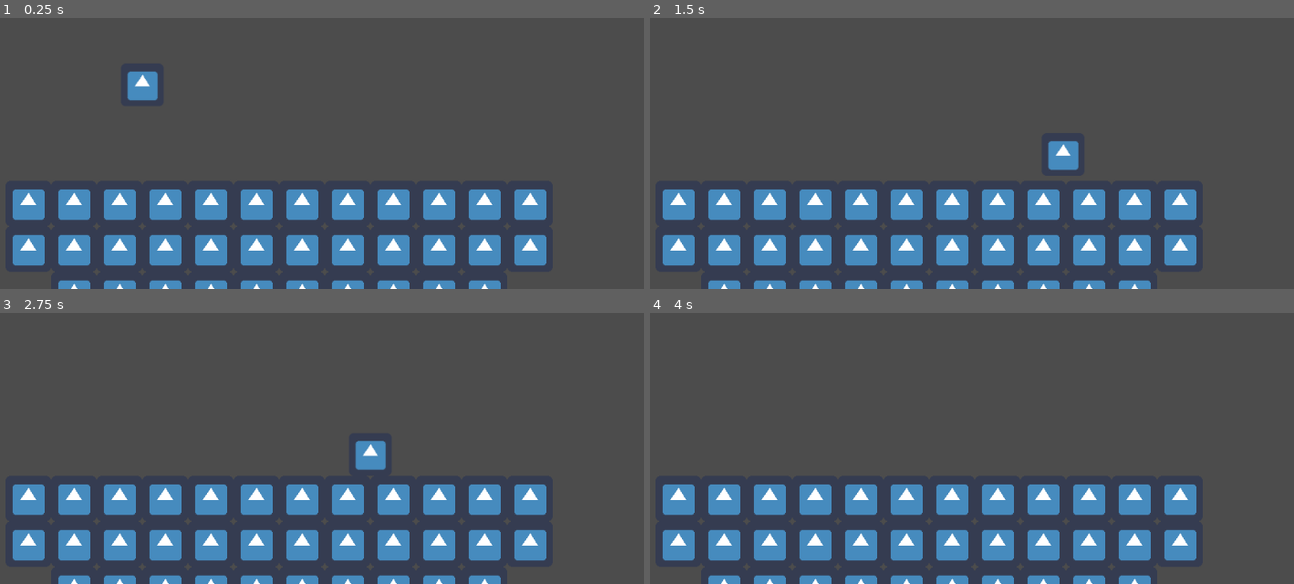
Above: before the commit, frames 1-4 (two rows, left to right).
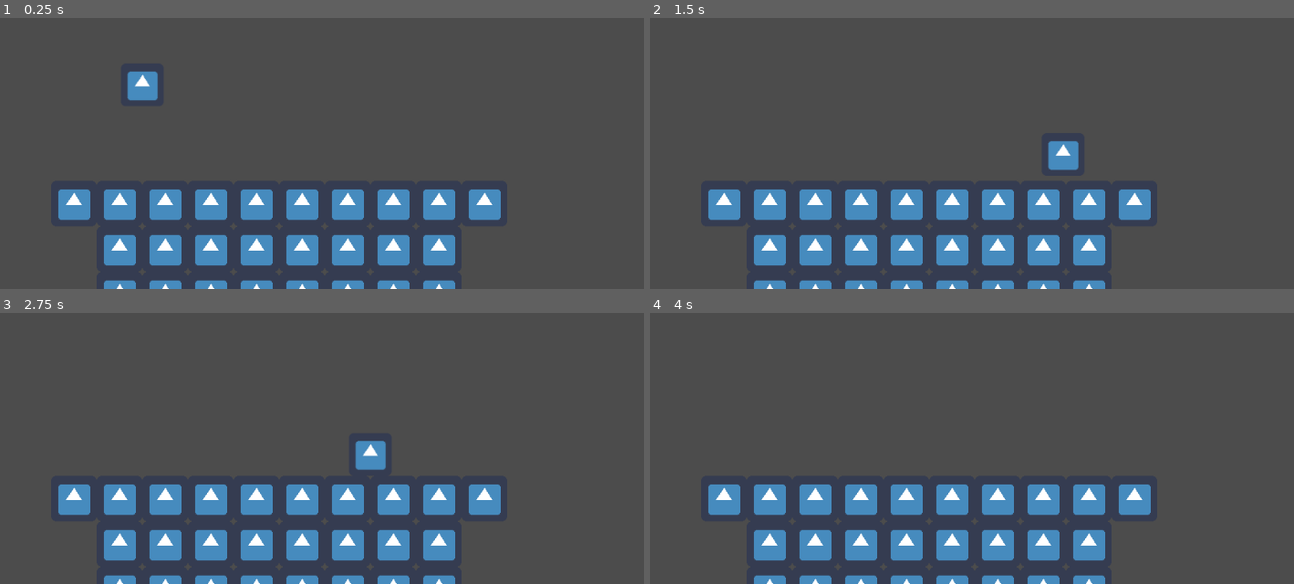
Above: after the commit, the same moments.

Repository: aidan-oien/Dark-Age-Duel
Game: Godot game, scene res://src/Levels/TestLevel.tscn
The game is run twice, just before and just after one commit, with the same random seed, the same clock (stepped at 60 frames per second) and the same inputs. The project has no main scene, so this scene is started directly. The engine's default icon, where the game draws it, is replaced by a stand-in: a white triangle on a blue panel in a dark square.
Inputs:
- Up to frame 1 (0.25 s): no input
- Up to frame 2 (1.5 s): hold D (p1_right) from 0.53 s (still down); tap W (p1_up) at 0.77 s
- Up to frame 3 (2.75 s): tap W (p1_up) at 1.52 s; release D (p1_right) at 2.03 s; hold A (p1_left) from 2.03 s (still down)
- Up to frame 4 (4 s): release A (p1_left) at 2.78 s; hold D (p1_right) from 2.78 s (still down); tap W (p1_up) at 3.02, 3.77 s

The runs differ from the first frame. In frame 1, 3.8% of the frame differs, in the area x 1-85%, y 63-100%; in frame 2, 3.8%; in frame 3, 3.8%; in frame 4, 3.8%.

Commit message:
slight changes to level and hitbox script

Diff:
--- a/darkAgeDuel/project.godot
+++ b/darkAgeDuel/project.godot
@@ -22,6 +22,10 @@
 
 config/name="Dark Age Duel"
 config/icon="res://icon.png"
+
+[global]
+
+layer=false
 
 [gui]
 
@@ -59,6 +63,8 @@
 2d_physics/layer_1="P1"
 2d_physics/layer_2="P2"
 2d_physics/layer_3="World"
+2d_physics/layer_4="Hitbox"
+2d_physics/layer_5="Blastzone"
 
 [physics]
 
--- a/darkAgeDuel/src/Actors/KinematicBody2D.tscn
+++ b/darkAgeDuel/src/Actors/KinematicBody2D.tscn
@@ -7,6 +7,7 @@
 extents = Vector2( 30, 30 )
 
 [node name="Player" type="KinematicBody2D"]
+collision_mask = 4
 script = ExtResource( 1 )
 
 [node name="Icon" type="Sprite" parent="."]
--- a/darkAgeDuel/src/Levels/TestLevel.tscn
+++ b/darkAgeDuel/src/Levels/TestLevel.tscn
@@ -34,10 +34,10 @@
 [node name="TileMap" type="TileMap" parent="."]
 tile_set = SubResource( 2 )
 show_collision = true
-collision_mask = 3
+collision_layer = 4
+collision_mask = 0
 format = 1
-tile_data = PoolIntArray( 458754, 0, 0, 458755, 0, 0, 458756, 0, 0, 458757, 0, 0, 458758, 0, 0, 458759, 0, 0, 458760, 0, 0, 458761, 0, 0, 458762, 0, 0, 458763, 0, 0, 458764, 0, 0, 458765, 0, 0, 524290, 0, 0, 524291, 0, 0, 524292, 0, 0, 524293, 0, 0, 524294, 0, 0, 524295, 0, 0, 524296, 0, 0, 524297, 0, 0, 524298, 0, 0, 524299, 0, 0, 524300, 0, 0, 524301, 0, 0, 589827, 0, 0, 589828, 0, 0, 589829, 0, 0, 589830, 0, 0, 589831, 0, 0, 589832, 0, 0, 589833, 0, 0, 589834, 0, 0, 589835, 0, 0, 589836, 0, 0 )
+tile_data = PoolIntArray( 458755, 0, 0, 458756, 0, 0, 458757, 0, 0, 458758, 0, 0, 458759, 0, 0, 458760, 0, 0, 458761, 0, 0, 458762, 0, 0, 458763, 0, 0, 458764, 0, 0, 524292, 0, 0, 524293, 0, 0, 524294, 0, 0, 524295, 0, 0, 524296, 0, 0, 524297, 0, 0, 524298, 0, 0, 524299, 0, 0, 589828, 0, 0, 589829, 0, 0, 589830, 0, 0, 589831, 0, 0, 589832, 0, 0, 589833, 0, 0, 589834, 0, 0, 589835, 0, 0 )
 
 [node name="Player" parent="." instance=ExtResource( 2 )]
 position = Vector2( 320, 285 )
-collision_mask = 4
--- a/darkAgeDuel/src/hitbox.gd
+++ b/darkAgeDuel/src/hitbox.gd
@@ -1,15 +1,10 @@
 extends CollisionShape2D
 
 export var is_directional: = true	# sets if you want a direction, if not, `degree`, `constLaunch`, and `launch` will be ignored
-export var degree: = 135			# degree of launch if is directional is true
-export var const_launch: = true		# sets a constant launch power not based off of percentage
+export var degree: = 135			# degree of launch
+export var const_launch: = true		# sets a constant launch power not based off of percentage, if not, `launch` will be ignored
 export var launch: = -300			# how far you want to lanch if `constLaunch` is true
-export var percentDelt: = 5.0		# how much percent you'd like an attack to give
+export var percentDelt: = 5.0		# how much percent you'd like an attack to deal
 
-func _ready() -> void:
+func _physics_process(delta: float) -> void:
 	pass # Replace with function body.
-
-
-# Called every frame. 'delta' is the elapsed time since the previous frame.
-#func _process(delta: float) -> void:
-#	pass
--- a/darkAgeDuel/src/hitbox.tscn
+++ b/darkAgeDuel/src/hitbox.tscn
@@ -1,9 +1,10 @@
-[gd_scene load_steps=3 format=2]
-
-[ext_resource path="res://src/hitbox.gd" type="Script" id=1]
+[gd_scene load_steps=2 format=2]
 
 [sub_resource type="CircleShape2D" id=1]
 
-[node name="CollisionShape2D" type="CollisionShape2D"]
+[node name="Area2D" type="Area2D"]
+collision_layer = 8
+collision_mask = 0
+
+[node name="CollisionShape2D" type="CollisionShape2D" parent="."]
 shape = SubResource( 1 )
-script = ExtResource( 1 )
